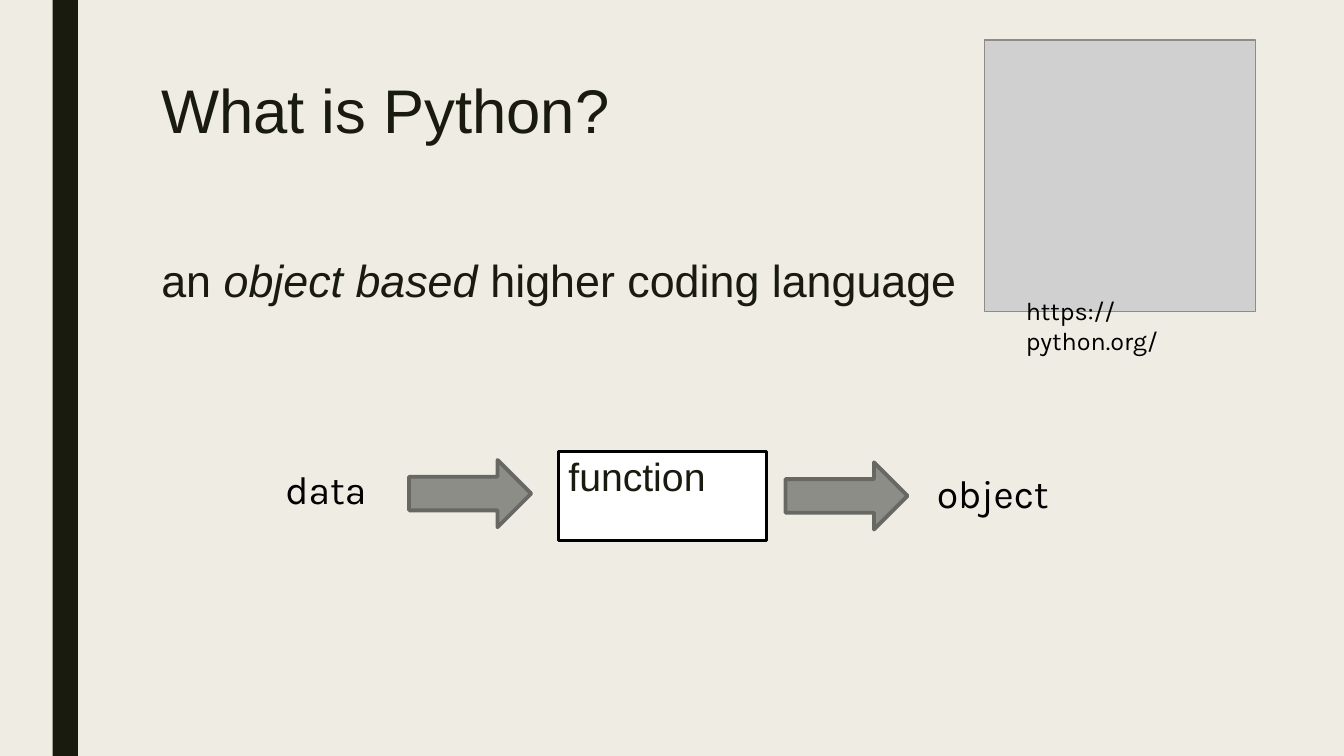
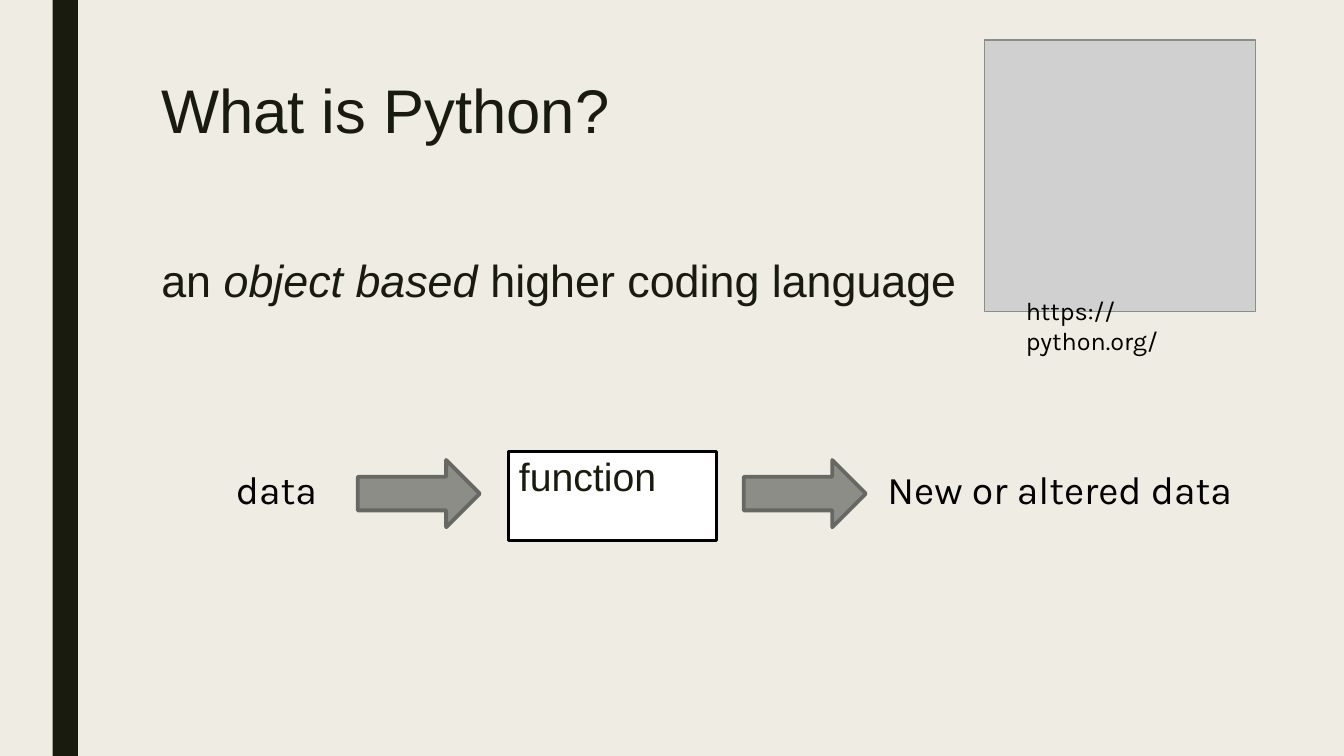
Before and after one commit to biovcnet/python, a slide deck: slide 3 of Lesson1/Python1.pptx. Drawn at 1344x756 pixels with LibreOffice and Linux fonts; fonts in the diff are those of the drawing; grey boxes stand for pictures. Boxes give left, top, right and bottom in pixels: in the first picture for what was removed or moved away, otherwise in the second. Text is boxed around its words. In the diff, an @@ line names an element or a change of style, - is before the commit and + after.

```diff
--- a/Lesson1/Python1.pptx
+++ b/Lesson1/Python1.pptx
@@ 1 rectangle, 1 text, 1 right arrow: place and size @@
-1 rectangle, 1 text, 1 right arrow at bbox=[285, 452, 766, 541]
+1 rectangle, 1 text, 1 right arrow at bbox=[236, 452, 717, 541]
@@ right arrow: place and size @@
-right arrow at bbox=[785, 463, 907, 530]
+right arrow at bbox=[744, 460, 866, 527]
@@ text added at bbox=[887, 477, 1232, 505], 28 pt, text #000000 @@
+New or altered data
@@ text removed at bbox=[937, 481, 1049, 518] @@
-object
```
